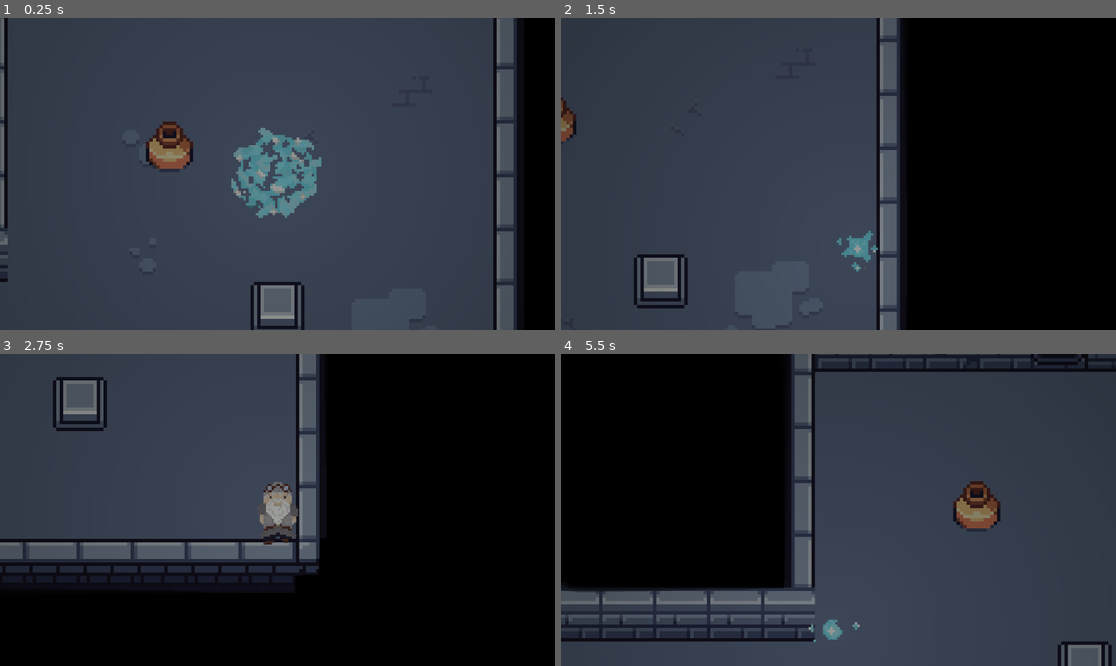
Above: before the commit, frames 1-4 (two rows, left to right).
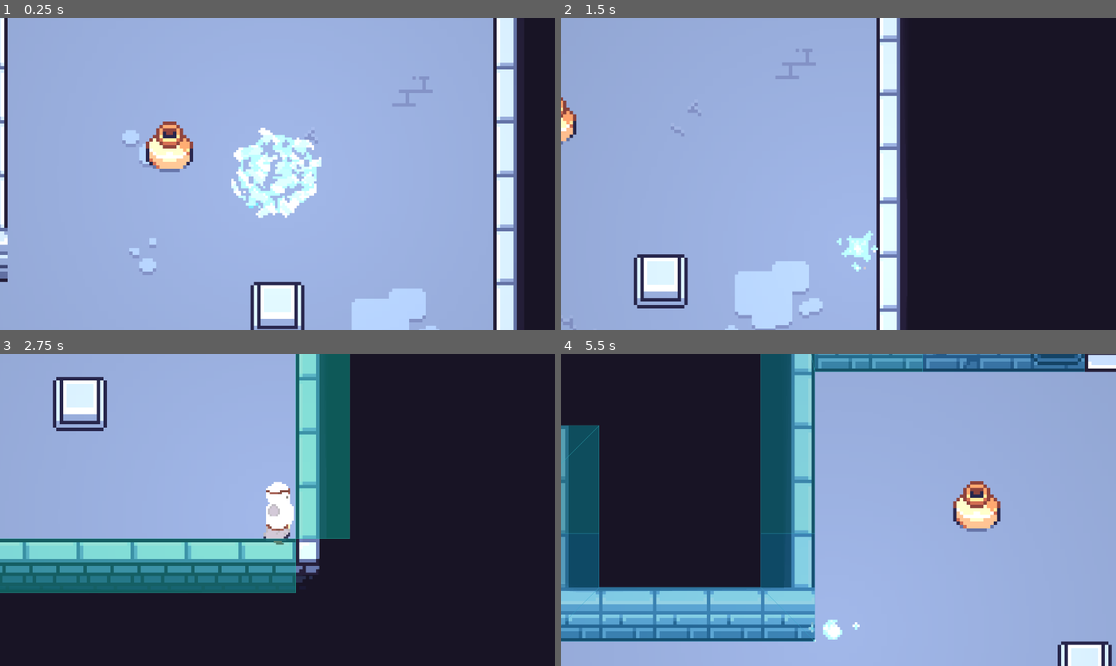
Above: after the commit, the same moments.

Repository: Sitthata/game-jam
Game: Godot game, scene res://game_object/scene/main.tscn
Same seed, same stepped clock (60 frames per second), same inputs: the game is played once before the commit and once after it.
Inputs:
- Up to frame 1 (0.25 s): no input
- Up to frame 2 (1.5 s): hold Right (ui_right) 0.53-1.28 s; hold Q (timeline_swap) 0.53-1.28 s; hold Down (ui_down) from 1.28 s (still down); tap Q (timeline_swap) at 1.35 s
- Up to frame 3 (2.75 s): release Down (ui_down) at 2.03 s; hold Right (ui_right) from 2.03 s (still down); hold Q (timeline_swap) from 2.03 s (still down)
- Up to frame 4 (5.5 s): release Right (ui_right) at 2.78 s; release Q (timeline_swap) at 2.78 s; hold Up (ui_up) 2.78-3.53 s; tap Q (timeline_swap) at 2.85, 4.35 s; hold Q (timeline_swap) 3.53-4.28 s; hold Left (ui_left) 3.53-5.03 s; hold Down (ui_down) from 5.03 s (still down); hold Q (timeline_swap) from 5.03 s (still down)

The runs differ from the first frame. In frame 1, 100% of the frame differs, in the area x 0-100%, y 0-100%; in frame 2, 100%; in frame 3, 100%; in frame 4, 100%.

Commit message:
fix: door can't open on initial

Diff:
--- a/game_object/scene/main.tscn
+++ b/game_object/scene/main.tscn
@@ -37,6 +37,7 @@
 [node name="Layer0" type="TileMapLayer" parent="Past" unique_id=1373337009]
 tile_map_data = PackedByteArray("AAAUAA4AAAACAAIAAAAVAA4AAAACAAIAAAAWAA4AAAACAAIAAAAXAA4AAAACAAIAAAAYAA4AAAACAAIAAAATAA …(3216 unchanged characters)…
 tile_set = ExtResource("1_ig7tw")
+collision_visibility_mode = 1
 
 [node name="PressurePlate" parent="Past" unique_id=1270235399 instance=ExtResource("5_lquwl")]
 position = Vector2(560, 296)
@@ -55,7 +56,10 @@
 push_speed = 30
 
 [node name="Shadow" type="CanvasModulate" parent="." unique_id=1358230633]
+visible = false
 color = Color(0.003921569, 0.011764706, 0, 1)
 
-[connection signal="pressed" from="Past/PressurePlate" to="Door" method="open"]
-[connection signal="released" from="Past/PressurePlate" to="Door" method="close"]
+[connection signal="pressed" from="Present/PressurePlate" to="Door" method="close"]
+[connection signal="released" from="Present/PressurePlate" to="Door" method="open"]
+[connection signal="pressed" from="Past/PressurePlate" to="Door" method="close"]
+[connection signal="released" from="Past/PressurePlate" to="Door" method="open"]
--- a/game_object/scene/player.tscn
+++ b/game_object/scene/player.tscn
@@ -2,13 +2,50 @@
 
 [ext_resource type="Script" uid="uid://dllduobjfprth" path="res://game_object/script/player.gd" id="1_onrkg"]
 [ext_resource type="Texture2D" uid="uid://dv4endo8hts8t" path="res://assets/character/Characters (FrostPunk)/Walk_Front.png" id="2_i3pqv"]
+[ext_resource type="Texture2D" uid="uid://bmab4vckdoy71" path="res://assets/character/Characters (FrostPunk)/Side_Idle.png" id="2_rfw7o"]
 [ext_resource type="Texture2D" uid="uid://cqdt41a6bs0k0" path="res://assets/character/Characters (FrostPunk)/Walk_Back.png" id="3_hqtel"]
 [ext_resource type="Texture2D" uid="uid://bjomu6q1cljpr" path="res://assets/character/Characters (FrostPunk)/Walk_Side.png" id="3_i3pqv"]
 [ext_resource type="Texture2D" uid="uid://cles3b3qn8ki8" path="res://assets/character/Characters (FrostPunk)/jump.png" id="5_sweqy"]
 
-[sub_resource type="AtlasTexture" id="AtlasTexture_hqtel"]
-atlas = ExtResource("2_i3pqv")
+[sub_resource type="AtlasTexture" id="AtlasTexture_j8rbp"]
+atlas = ExtResource("2_rfw7o")
 region = Rect2(0, 0, 64, 64)
+
+[sub_resource type="AtlasTexture" id="AtlasTexture_so2im"]
+atlas = ExtResource("2_rfw7o")
+region = Rect2(64, 0, 64, 64)
+
+[sub_resource type="AtlasTexture" id="AtlasTexture_60pbn"]
+atlas = ExtResource("2_rfw7o")
+region = Rect2(128, 0, 64, 64)
+
+[sub_resource type="AtlasTexture" id="AtlasTexture_0eg0b"]
+atlas = ExtResource("2_rfw7o")
+region = Rect2(192, 0, 64, 64)
+
+[sub_resource type="AtlasTexture" id="AtlasTexture_lsyjp"]
+atlas = ExtResource("2_rfw7o")
+region = Rect2(256, 0, 64, 64)
+
+[sub_resource type="AtlasTexture" id="AtlasTexture_nj0j4"]
+atlas = ExtResource("2_rfw7o")
+region = Rect2(320, 0, 64, 64)
+
+[sub_resource type="AtlasTexture" id="AtlasTexture_y3i1e"]
+atlas = ExtResource("2_rfw7o")
+region = Rect2(384, 0, 64, 64)
+
+[sub_resource type="AtlasTexture" id="AtlasTexture_d0txn"]
+atlas = ExtResource("2_rfw7o")
+region = Rect2(448, 0, 64, 64)
+
+[sub_resource type="AtlasTexture" id="AtlasTexture_x8882"]
+atlas = ExtResource("2_rfw7o")
+region = Rect2(512, 0, 64, 64)
+
+[sub_resource type="AtlasTexture" id="AtlasTexture_26viq"]
+atlas = ExtResource("2_rfw7o")
+region = Rect2(576, 0, 64, 64)
 
 [sub_resource type="AtlasTexture" id="AtlasTexture_sweqy"]
 atlas = ExtResource("3_hqtel")
@@ -134,11 +171,38 @@
 animations = [{
 "frames": [{
 "duration": 1.0,
-"texture": SubResource("AtlasTexture_hqtel")
+"texture": SubResource("AtlasTexture_j8rbp")
+}, {
+"duration": 1.0,
+"texture": SubResource("AtlasTexture_so2im")
+}, {
+"duration": 1.0,
+"texture": SubResource("AtlasTexture_60pbn")
+}, {
+"duration": 1.0,
+"texture": SubResource("AtlasTexture_0eg0b")
+}, {
+"duration": 1.0,
+"texture": SubResource("AtlasTexture_lsyjp")
+}, {
+"duration": 1.0,
+"texture": SubResource("AtlasTexture_nj0j4")
+}, {
+"duration": 1.0,
+"texture": SubResource("AtlasTexture_y3i1e")
+}, {
+"duration": 1.0,
+"texture": SubResource("AtlasTexture_d0txn")
+}, {
+"duration": 1.0,
+"texture": SubResource("AtlasTexture_x8882")
+}, {
+"duration": 1.0,
+"texture": SubResource("AtlasTexture_26viq")
 }],
 "loop": true,
 "name": &"idle",
-"speed": 8.0
+"speed": 12.0
 }, {
 "frames": [{
 "duration": 1.0,
--- a/game_object/script/door.gd
+++ b/game_object/script/door.gd
@@ -3,13 +3,13 @@
 @onready var _collision: CollisionShape2D = $CollisionShape2D
 @onready var _sprite: AnimatedSprite2D = $AnimatedSprite2D
 
+func _ready() -> void:
+	_collision.set_deferred("disabled", true)
+	_sprite.frame = _sprite.sprite_frames.get_frame_count("open") - 1
+
 func open() -> void:
+	_collision.set_deferred("disabled", true)
 	_sprite.play("open")
-	# Disable collision once the open animation finishes
-	_sprite.animation_finished.connect(
-		func(): _collision.set_deferred("disabled", true),
-		CONNECT_ONE_SHOT
-	)
 
 func close() -> void:
 	_collision.set_deferred("disabled", false)
--- a/game_object/script/player.gd
+++ b/game_object/script/player.gd
@@ -40,3 +40,5 @@
 		else:
 			_animated_sprite.play("walk_side")
 			_animated_sprite.flip_h = velocity.x > 0
+	else:
+		_animated_sprite.play("idle")
--- a/game_object/script/pressure_plate.gd
+++ b/game_object/script/pressure_plate.gd
@@ -8,8 +8,7 @@
 enum State { OFF, PARTIAL, FULL }  # maps to frame 0, 1, 2
 
 func _ready() -> void:
-	body_entered.connect(_on_body_entered)
-	body_exited.connect(_on_body_exited)
+	call_deferred("_update_state")
 
 func _on_body_entered(body: Node2D) -> void:
 	_bodies_on_plate += 1
Binary file added: assets/character/Characters (FrostPunk)/Side_Idle.png
Not shown, added: assets/character/Characters (FrostPunk)/Side_Idle.png.import
